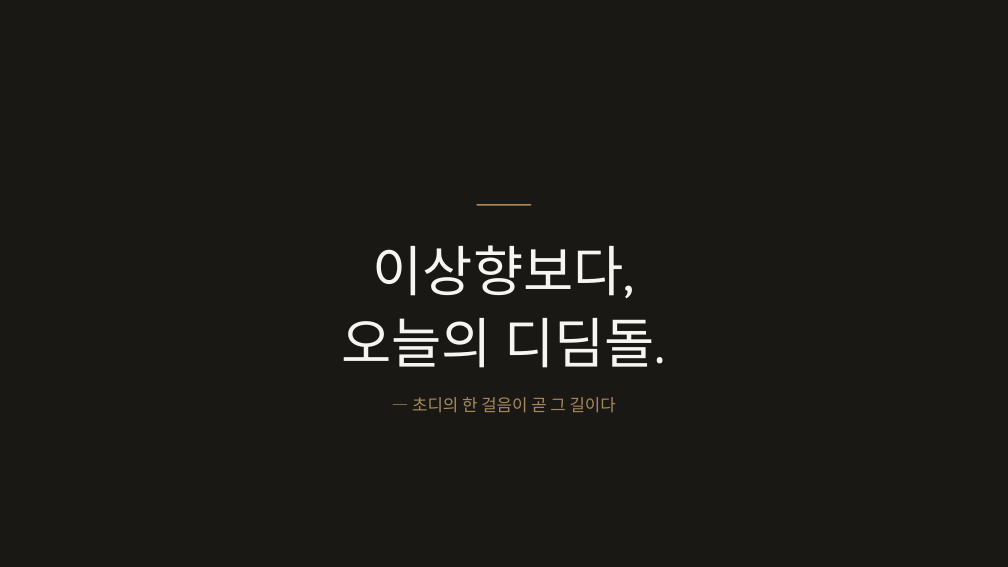
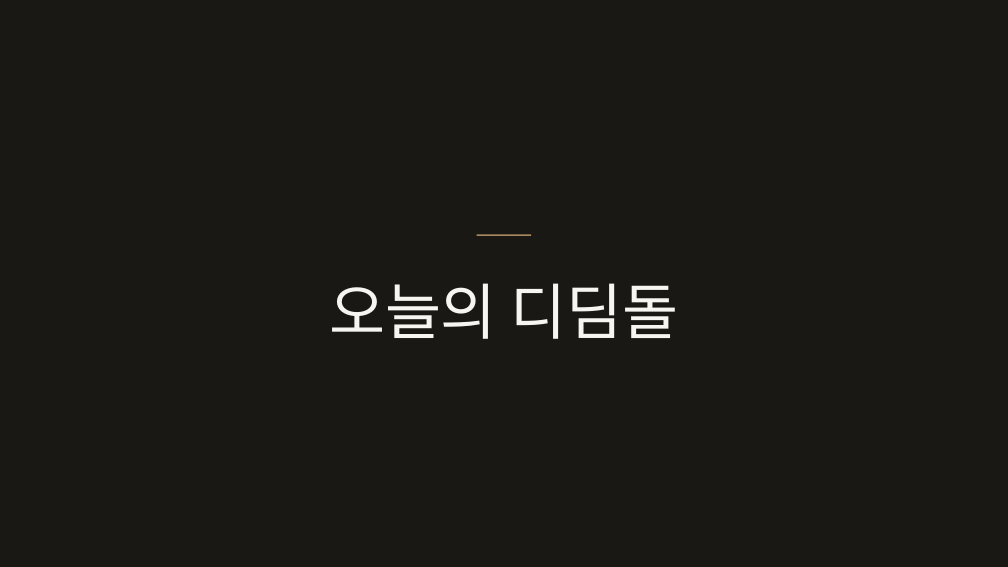
Before and after one commit to cksghrj22-bot/-, a slide deck: slide 6 of content/교육/2026-07-23_교육시스템_정본/시즈_오리엔테이션.pptx. Drawn at 1008x567 pixels with LibreOffice and Linux fonts; fonts in the diff are those of the drawing. Boxes give left, top, right and bottom in pixels: in the first picture for what was removed or moved away, otherwise in the second. Text is boxed around its words. In the diff, an @@ line names an element or a change of style, - is before the commit and + after.

```diff
--- a/content/교육/2026-07-23_교육시스템_정본/시즈_오리엔테이션.pptx
+++ b/content/교육/2026-07-23_교육시스템_정본/시즈_오리엔테이션.pptx
@@ rectangle: place and size @@
-rectangle at <box>476,204,531,206</box>
+rectangle at <box>476,234,531,236</box>
@@ text at <box>329,283,679,339</box>: text changed; size 52 to 58 pt @@
-이상향보다,
-오늘의 디딤돌.
+오늘의 디딤돌
@@ text removed at <box>412,397,616,413</box> @@
-— 초디의 한 걸음이 곧 그 길이다
```
Also in this commit, not shown: 5 other slides changed, 1 other file.
